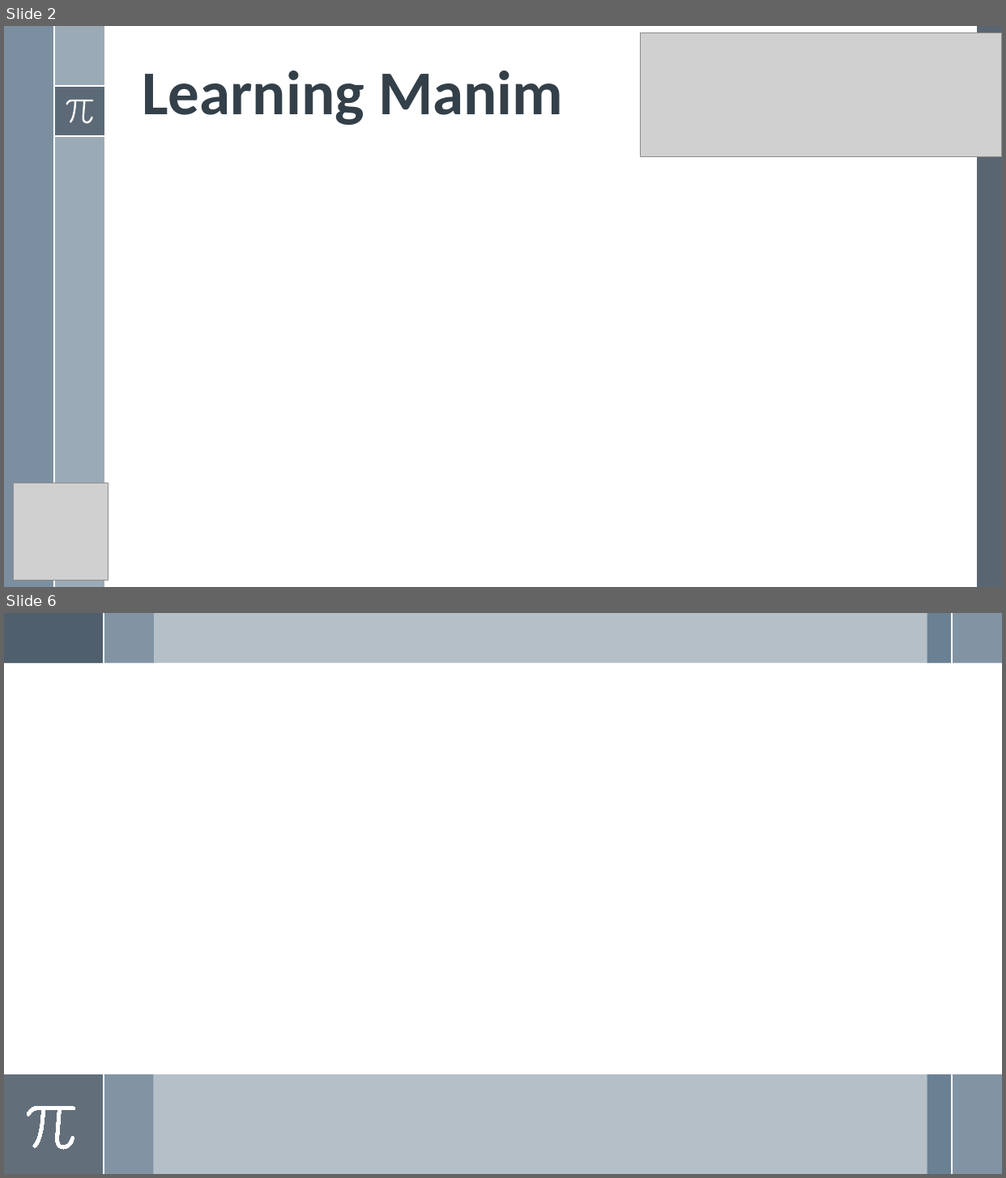
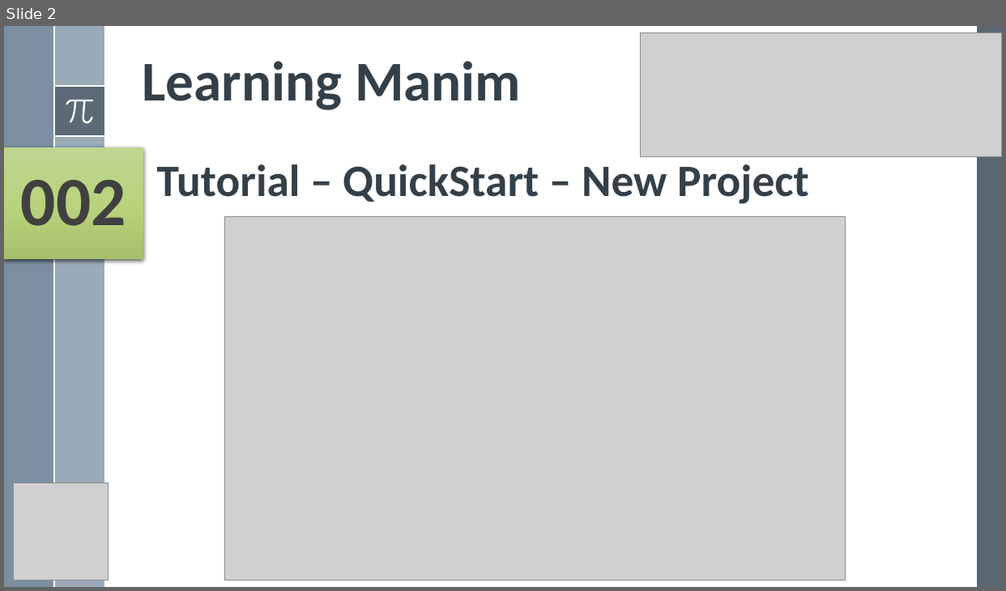
Before and after one commit to yasenstar/python, a slide deck: Manim/Learn Manim Library by Practice.pptx. Shown one above the other, each under a label of ours: slides 2 and 6 before the commit, slide 2 after it; the slides between them are not shown. The pictures are 1006x1178 and 1006x591 pixels, drawn with LibreOffice and Linux fonts; fonts in the diff are those of the drawing; grey boxes stand for pictures. Boxes give left, top, right and bottom in pixels: in the first picture for what was removed or moved away, otherwise in the second. Text is boxed around its words. In the diff, an @@ line names an element or a change of style, - is before the commit and + after.

Commit message:
add quickstart - project

```diff
--- a/Manim/Learn Manim Library by Practice.pptx
+++ b/Manim/Learn Manim Library by Practice.pptx
@@ slide 6 removed at (4, 613, 1002, 1174), background #FFFFFF @@
@@ rectangle removed at (4, 613, 104, 663) @@
@@ rectangle removed at (4, 613, 1002, 663) @@
@@ rectangle removed at (4, 613, 104, 663) @@
@@ rectangle removed at (104, 613, 154, 663) @@
@@ line removed from (104, 613) to (104, 663) @@
@@ rectangle removed at (927, 613, 952, 663) @@
@@ rectangle removed at (952, 613, 1002, 663) @@
@@ line removed from (952, 613) to (952, 663) @@
@@ rectangle removed at (4, 1075, 1002, 1174) @@
@@ rectangle removed at (4, 1075, 104, 1174) @@
@@ rectangle removed at (104, 1075, 154, 1174) @@
@@ line removed from (104, 1075) to (104, 1174) @@
@@ rectangle removed at (927, 1075, 952, 1174) @@
@@ rectangle removed at (952, 1075, 1002, 1174) @@
@@ line removed from (952, 1075) to (952, 1174) @@
@@ freeform shape removed at (27, 1107, 75, 1150) @@
@@ slide 2 changed as well @@
@@ title "Learning Manim" at (142, 61, 521, 110): size 60 to 54 pt @@
@@ rectangle added at (4, 148, 143, 259), fill gradient #C0D691 to #BAD47E to #A7C16B, 66.6 pt, text #404040, bold @@
+002
@@ text added at (157, 165, 809, 204), 43.2 pt, text #35404A, bold @@
+Tutorial – QuickStart – New Project
@@ picture added at (225, 217, 846, 581) @@
```
Also in this commit, not shown: 1 other slide changed, 8 other slides removed, 5 other files.
